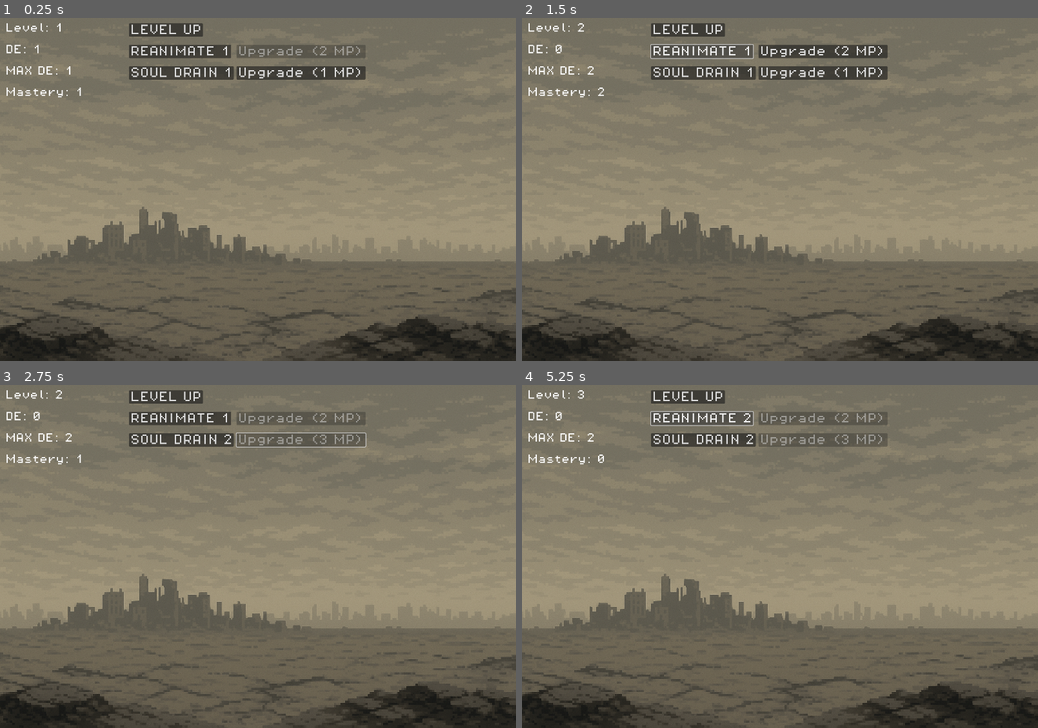
Above: before the commit, frames 1-4 (two rows, left to right).
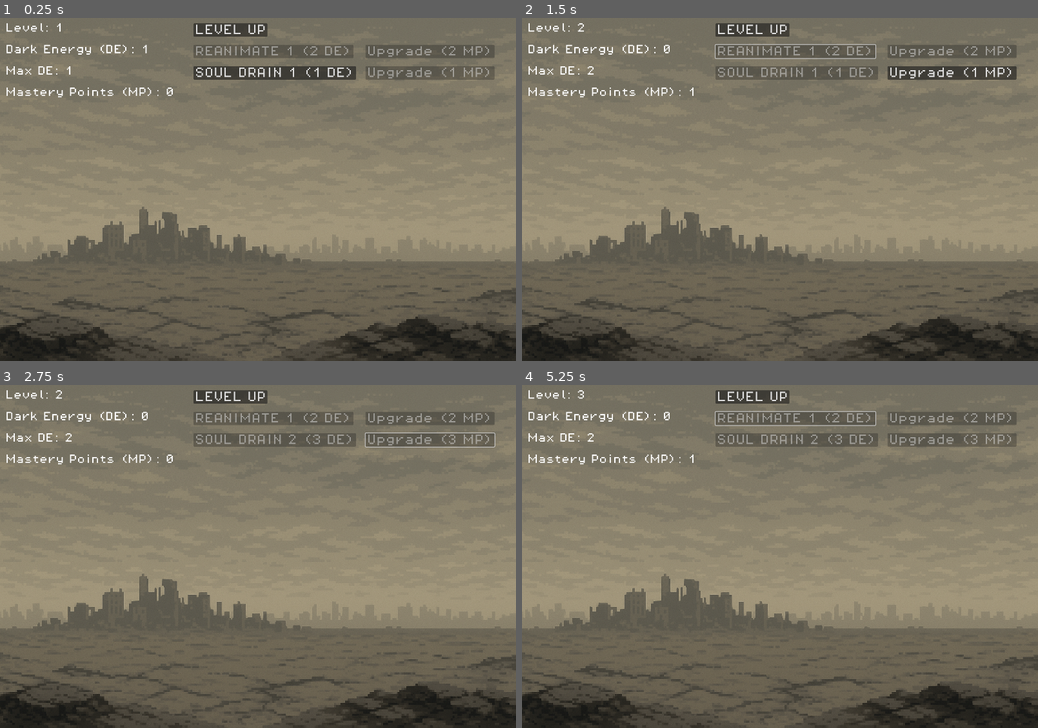
Above: after the commit, the same moments.

Repository: ericosg/arisen
Game: Godot game, scene res://scenes/world.tscn
Two runs of this game, one before a commit and one after it. Both use one fixed random seed, a clock stepped at 60 frames per second and the inputs below.
Inputs (mouse positions are in pixels of both pictures, inside the frame that each line leads up to):
- Up to frame 1 (0.25 s): no input
- Up to frame 2 (1.5 s): click "LEVEL UP" at 0.5 s; click "REANIMATE 1" (after the commit: "REANIMATE 1 (2 DE)") at 1.25 s
- Up to frame 3 (2.75 s): click "Upgrade (1 MP)" at 2 s
- Up to frame 4 (5.25 s): click (702, 439) at 2.75 s, where only the run before the commit has a clickable "SOUL DRAIN 2"; click "LEVEL UP" at 3.5 s; click (821, 419) at 4.25 s, where only the run before the commit has a clickable "Upgrade (2 MP)"; click (702, 419) at 5 s, where only the run before the commit has a clickable "REANIMATE 2"

The runs differ from the first frame. In frame 1, 5.2% of the frame differs, in the area x 2-96%, y 1-23%; in frame 2, 6.8%; in frame 3, 5.6%; in frame 4, 5.5%.

Commit message:
better cost displays

Diff:
--- a/scenes/world.tscn
+++ b/scenes/world.tscn
@@ -52,18 +52,18 @@
 text = "4"
 
 [node name="LevelUp" type="Button" parent="UI"]
-offset_left = 384.0
+offset_left = 576.0
 offset_top = 16.0
-offset_right = 604.0
+offset_right = 796.0
 offset_bottom = 56.0
 theme = ExtResource("1_rwgxs")
 theme_type_variation = &"FlatButton"
 text = "LEVEL UP"
 
 [node name="Reanimate" type="Button" parent="UI"]
-offset_left = 384.0
+offset_left = 576.0
 offset_top = 80.0
-offset_right = 644.0
+offset_right = 836.0
 offset_bottom = 120.0
 theme = ExtResource("1_rwgxs")
 theme_type_variation = &"FlatButton"
@@ -71,27 +71,27 @@
 "
 
 [node name="SoulDrain" type="Button" parent="UI"]
-offset_left = 384.0
+offset_left = 576.0
 offset_top = 144.0
-offset_right = 652.0
+offset_right = 844.0
 offset_bottom = 184.0
 theme = ExtResource("1_rwgxs")
 theme_type_variation = &"FlatButton"
 text = "SOUL DRAIN"
 
 [node name="ReanimateUpgrade" type="Button" parent="UI"]
-offset_left = 704.0
+offset_left = 1088.0
 offset_top = 80.0
-offset_right = 924.0
+offset_right = 1308.0
 offset_bottom = 120.0
 theme = ExtResource("1_rwgxs")
 theme_type_variation = &"FlatButton"
 text = "LEVEL UP"
 
 [node name="SoulDrainUpgrade" type="Button" parent="UI"]
-offset_left = 704.0
+offset_left = 1088.0
 offset_top = 144.0
-offset_right = 924.0
+offset_right = 1308.0
 offset_bottom = 184.0
 theme = ExtResource("1_rwgxs")
 theme_type_variation = &"FlatButton"
--- a/scripts/MainCharacter.gd
+++ b/scripts/MainCharacter.gd
@@ -1,18 +1,20 @@
 # MainCharacter.gd
 extends Node
-@onready var level_label       : Label  = $"../UI/Level"
-@onready var max_de_label      : Label  = $"../UI/MaxDarkEnergy"
-@onready var current_de_label  : Label  = $"../UI/DarkEnergy"
-@onready var mastery_label     : Label  = $"../UI/MasteryPoints"
-@onready var reanimate_button  : Button = $"../UI/Reanimate"
-@onready var soul_drain_button : Button = $"../UI/SoulDrain"
+@onready var level_label              : Label  = $"../UI/Level"
+@onready var max_de_label             : Label  = $"../UI/MaxDarkEnergy"
+@onready var current_de_label         : Label  = $"../UI/DarkEnergy"
+@onready var mastery_label            : Label  = $"../UI/MasteryPoints"
+@onready var reanimate_button         : Button = $"../UI/Reanimate"
+@onready var soul_drain_button        : Button = $"../UI/SoulDrain"
+@onready var reanimate_upgrade_button : Button = $"../UI/ReanimateUpgrade"
+@onready var soul_drain_upgrade_button : Button = $"../UI/SoulDrainUpgrade"
 
 var level        : int = 1
 var max_base_de  : int = 1
 var max_bonus_de : int = 0
 var max_de       : int = 1
 var current_de   : int = 1
-var mastery      : int = 1
+var mastery      : int = 0
 var spells : Dictionary[int, Spell] = {}
 
 func _ready() -> void:
@@ -41,25 +43,29 @@
 
 func _update_ui() -> void:
 	level_label.text       = "Level: %d" % level
-	current_de_label.text  = "DE: %d" % current_de
-	max_de_label.text      = "MAX DE: %d" % max_de
-	mastery_label.text     = "Mastery: %d" % mastery
-	reanimate_button.text  = "REANIMATE %d" % spells[Spell.SpellType.REANIMATE].level
-	soul_drain_button.text = "SOUL DRAIN %d" % spells[Spell.SpellType.SOUL_DRAIN].level
+	current_de_label.text  = "Dark Energy (DE): %d" % current_de
+	max_de_label.text      = "Max DE: %d" % max_de
+	mastery_label.text     = "Mastery Points (MP): %d" % mastery
 
-	var reanimate_cost = spells[Spell.SpellType.REANIMATE].get_mastery_cost()
-	var soul_drain_cost = spells[Spell.SpellType.SOUL_DRAIN].get_mastery_cost()
+	var reanimate_cost = spells[Spell.SpellType.REANIMATE].get_de_cost()
+	var soul_drain_cost = spells[Spell.SpellType.SOUL_DRAIN].get_de_cost()
 
-	var reanimate_upgrade_button = $"../UI/ReanimateUpgrade"
-	var soul_drain_upgrade_button = $"../UI/SoulDrainUpgrade"
+	reanimate_button.text = "REANIMATE %d (%d DE)" % [spells[Spell.SpellType.REANIMATE].level, reanimate_cost]
+	soul_drain_button.text = "SOUL DRAIN %d (%d DE)" % [spells[Spell.SpellType.SOUL_DRAIN].level, soul_drain_cost]
+
+	reanimate_button.disabled = current_de < reanimate_cost
+	soul_drain_button.disabled = current_de < soul_drain_cost
+
+	var reanimate_mastery_cost = spells[Spell.SpellType.REANIMATE].get_mastery_cost()
+	var soul_drain_mastery_cost = spells[Spell.SpellType.SOUL_DRAIN].get_mastery_cost()
 
 	if reanimate_upgrade_button:
-		reanimate_upgrade_button.text = "Upgrade (%d MP)" % reanimate_cost
-		reanimate_upgrade_button.disabled = mastery < reanimate_cost
+		reanimate_upgrade_button.text = "Upgrade (%d MP)" % reanimate_mastery_cost
+		reanimate_upgrade_button.disabled = mastery < reanimate_mastery_cost
 
 	if soul_drain_upgrade_button:
-		soul_drain_upgrade_button.text = "Upgrade (%d MP)" % soul_drain_cost
-		soul_drain_upgrade_button.disabled = mastery < soul_drain_cost
+		soul_drain_upgrade_button.text = "Upgrade (%d MP)" % soul_drain_mastery_cost
+		soul_drain_upgrade_button.disabled = mastery < soul_drain_mastery_cost
 
 func _show_not_enough_de_popup() -> void:
 	print_debug("Not enough DE!")
